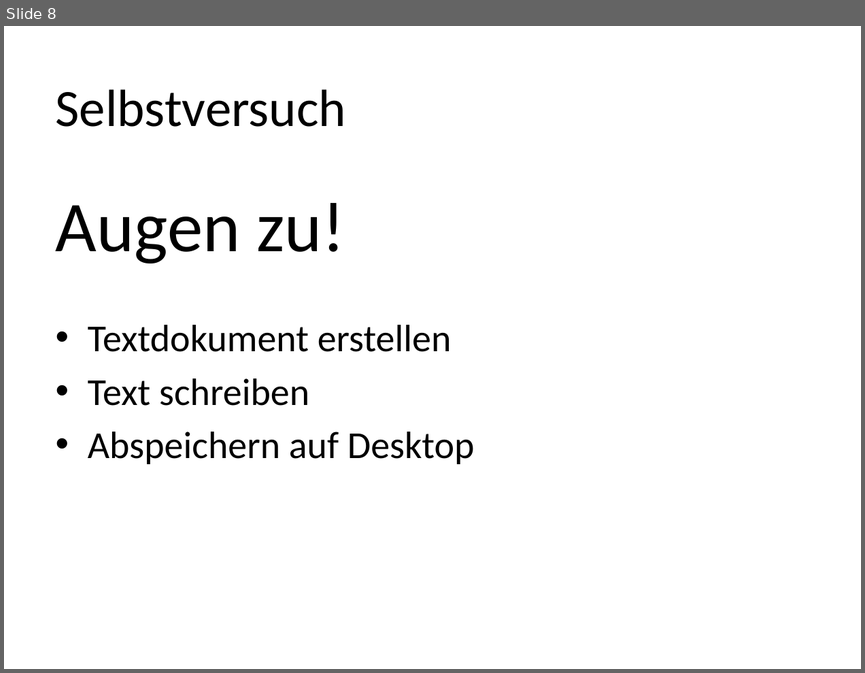
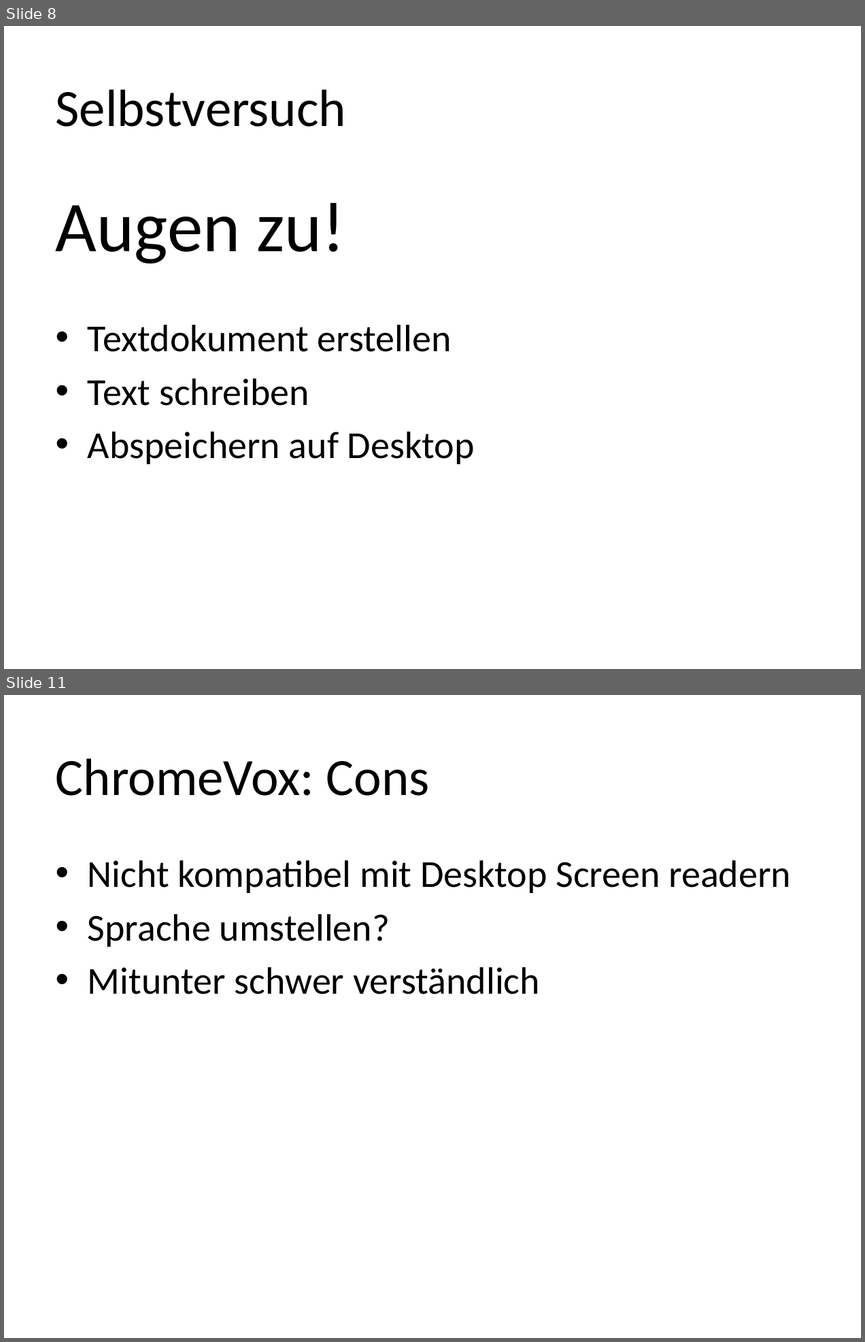
Before and after one commit to Capoot/hci, a slide deck: screenreader.pptx. Shown one above the other, each under a label of ours: slide 8 before the commit, slides 8 and 11 after it; the slides between them are not shown. The pictures are 865x673 and 865x1342 pixels, drawn with LibreOffice and Linux fonts; fonts in the diff are those of the drawing. Boxes give left, top, right and bottom in pixels: in the first picture for what was removed or moved away, otherwise in the second. Text is boxed around its words. In the diff, an @@ line names an element or a change of style, - is before the commit and + after.

Commit message:
added some chromevox

```diff
--- a/screenreader.pptx
+++ b/screenreader.pptx
@@ slide 11 added at (4,695,861,1338), background #FFFFFF @@
@@ title added at (56,758,430,796), 44 pt, text #000000 @@
+ChromeVox: Cons
@@ text added at (88,860,791,994), 32 pt, text #000000 @@
+• Nicht kompatibel mit Desktop Screen readern
+• Sprache umstellen?
+• Mitunter schwer verständlich
```
Also in this commit, not shown: 2 other slides added.
